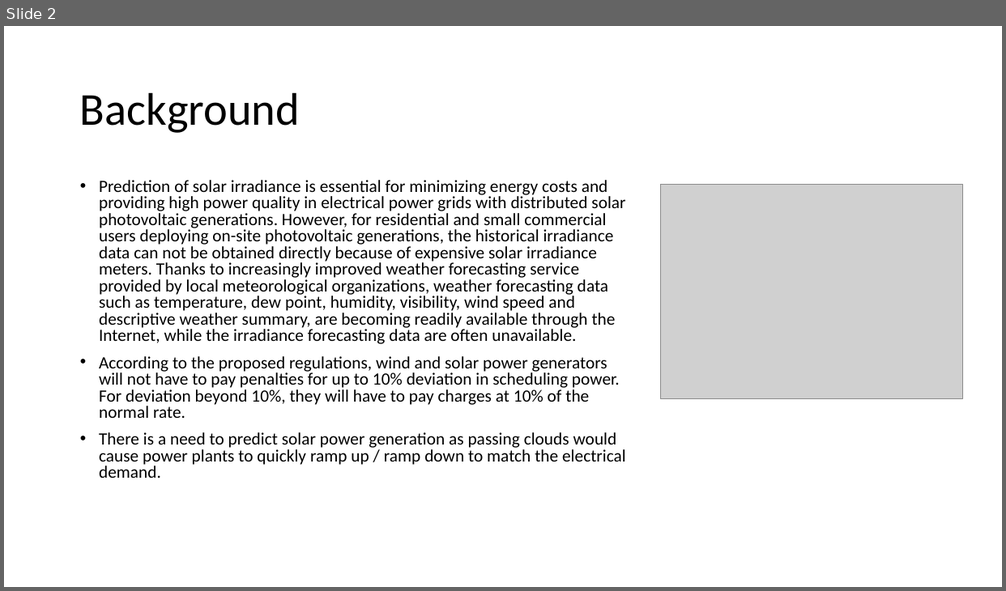
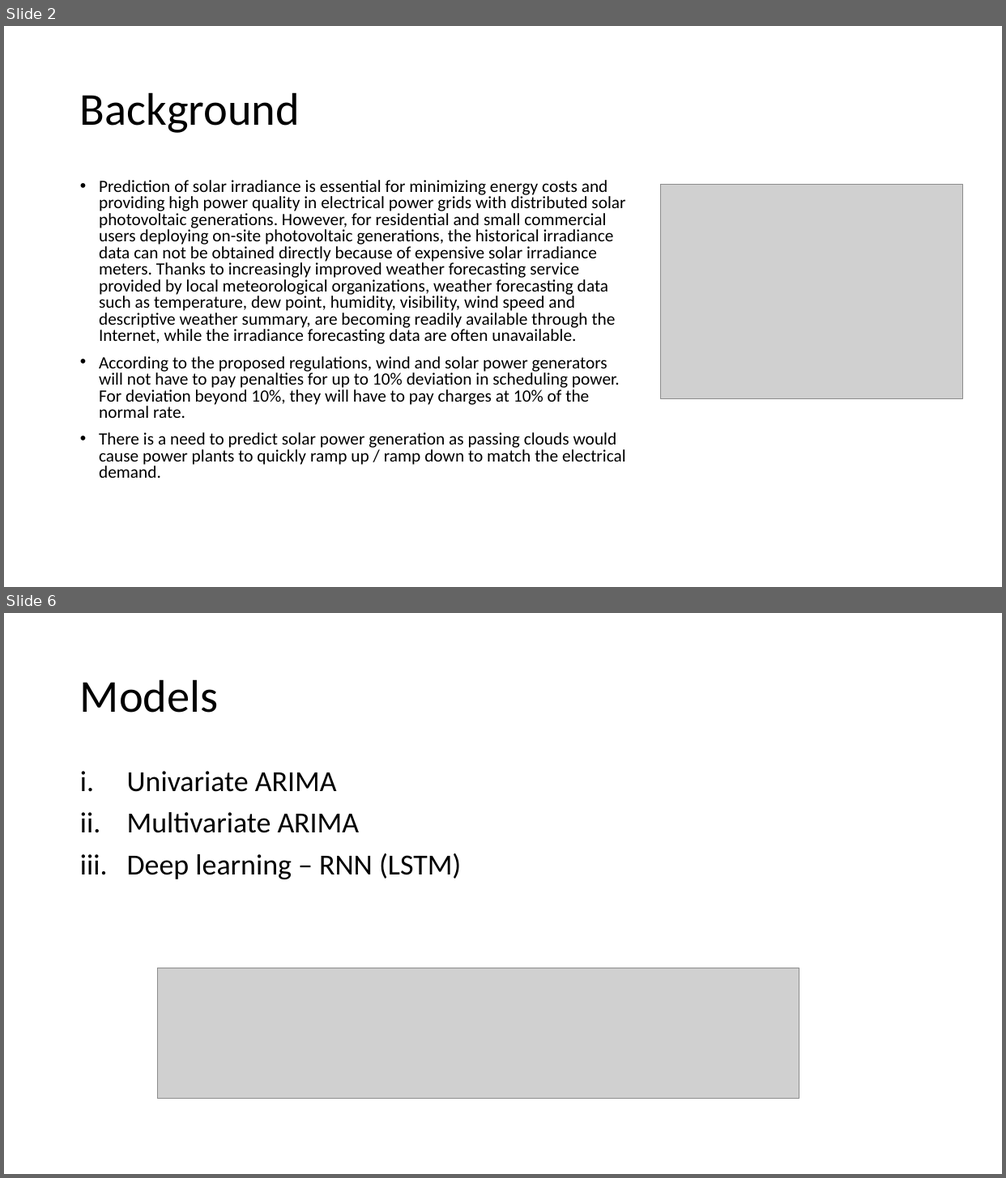
Before and after one commit to binarybins/Pitch, a slide deck: Solar irradiation prediction.pptx. Shown one above the other, each under a label of ours: slide 2 before the commit, slides 2 and 6 after it; the slides between them are not shown. The pictures are 1006x591 and 1006x1178 pixels, drawn with LibreOffice and Linux fonts; fonts in the diff are those of the drawing; grey boxes stand for pictures. Boxes give left, top, right and bottom in pixels: in the first picture for what was removed or moved away, otherwise in the second. Text is boxed around its words. In the diff, an @@ line names an element or a change of style, - is before the commit and + after.

```diff
--- a/Solar irradiation prediction.pptx
+++ b/Solar irradiation prediction.pptx
@@ slide 6 added at (x1=4, y1=613, x2=1002, y2=1174), background #FFFFFF @@
@@ title added at (x1=80, y1=679, x2=219, y2=713), 44 pt, text #000000 @@
+Models
@@ text added at (x1=127, y1=771, x2=461, y2=879), 28 pt, text #000000 @@
+i. Univariate ARIMA
+ii. Multivariate ARIMA
+iii. Deep learning – RNN (LSTM)
@@ picture added at (x1=157, y1=968, x2=799, y2=1099) @@
```
Also in this commit, not shown: 1 slide changed, 3 other slides added, 2 slides removed, 9 other files.
